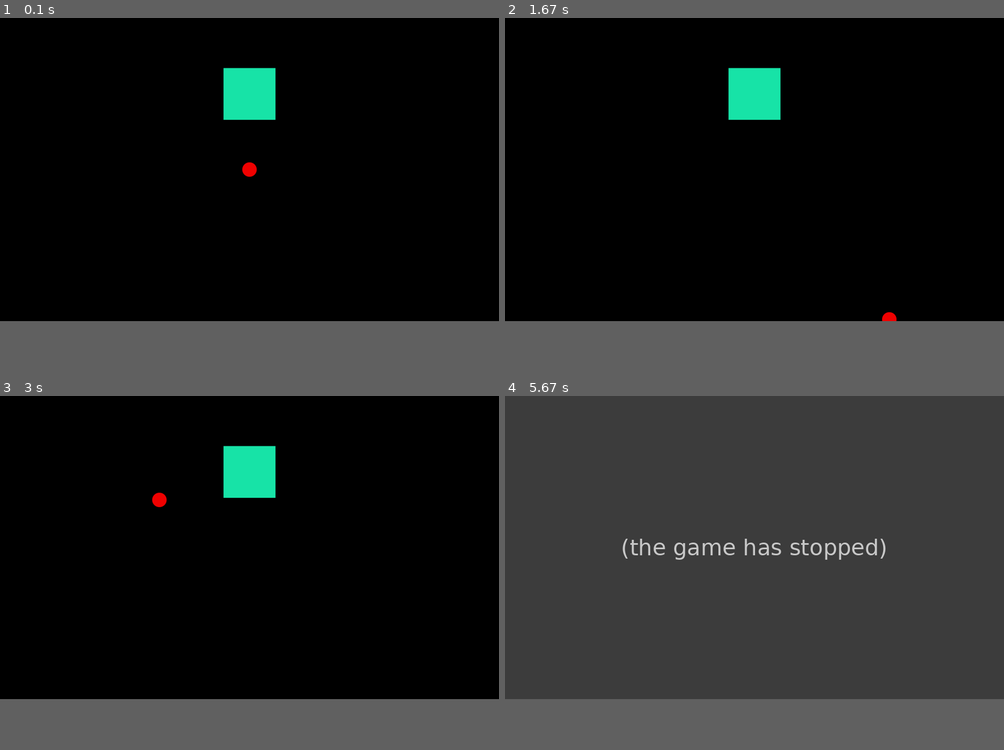
Above: before the commit, frames 1-4 (two rows, left to right).
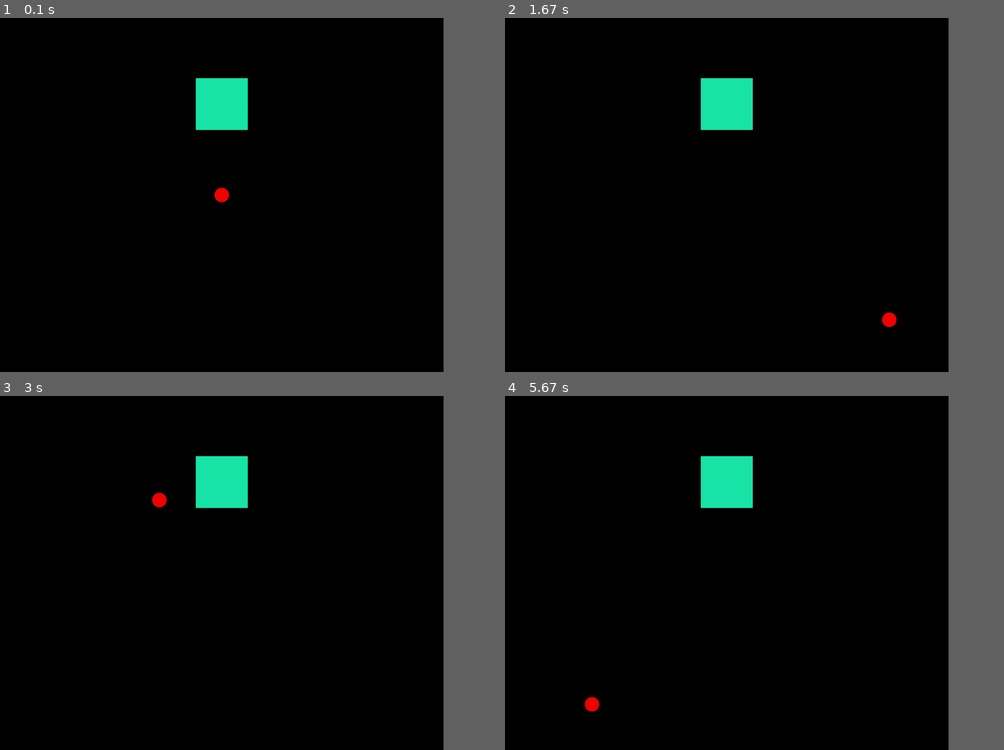
Above: after the commit, the same moments.

Repository: mdberkey/ChimpPygames
Game: pygame game, started from Delayed_Match_To_Sample/python_scripts/DelayedMatchToSample.py
Two runs of this game, one before a commit and one after it. Both use one fixed random seed, a clock stepped at 60 frames per second and the inputs below.
Inputs (mouse positions are in pixels of both pictures, inside the frame that each line leads up to):
- Up to frame 1 (0.1 s): no input
- Up to frame 2 (1.67 s): click (709, 209) at 0.38 s; click (729, 219) at 0.72 s; click (589, 141) at 1.05 s; click (889, 318) at 1.38 s
- Up to frame 3 (3 s): click (229, 452) at 1.72 s; click (199, 665) at 2.05 s; click (204, 512) at 2.38 s; click (159, 498) at 2.72 s
- Up to frame 4 (5.67 s): click (844, 541) at 3.05 s; click (864, 565) at 3.38 s; click (819, 509) at 3.72 s; click (599, 505) at 4.05 s; click (744, 558) at 4.38 s; click (594, 551) at 4.72 s; click (659, 675) at 5.05 s; click (589, 703) at 5.38 s
In our replay, the window is 900x548 before the commit and 800x640 after it. These sizes can differ from the game's own. Grey fills any space a smaller window leaves; there, only what the larger window draws over its background counts as a difference.

The runs differ from the first frame. In frame 1, 2.2% of the frame differs, in the area x 39-56%, y 14-53%; in frame 2, 2.0%; in frame 3, 2.0%; in frame 4, 76%, in the area x 0-89%, y 0-90%.
Error before the commit: IndexError: pixel index out of range (PgTools.py line 141); the game stopped at 5.33 s (later frames are placeholders)

Commit message:
Update Delete Data

Diff:
--- a/GUI.py
+++ b/GUI.py
@@ -142,7 +142,7 @@
                     start_button.update(disabled=False)
                 except UnboundLocalError:
                     pass
-            elif event == "Start Task":
+            elif event == "ST":
                 task.start_task()
         params_window.close()
 
@@ -161,7 +161,7 @@
             layout.append([sg.Text("None", pad=[5, 5])])
         else:
             for task in export_tasks:
-                layout.append(sg.Text(task.name, pad=[5, 5]))
+                layout.append([sg.Text(task.name, pad=[5, 5])])
         layout.append([sg.Button("Cancel", pad=[5, 5]), sg.Button("Continue", pad=[5, 5])])
 
         window = sg.Window("Export Data", layout, font="Helvetica 15")
@@ -171,7 +171,7 @@
                 break
             elif event == "Continue":
                 for task in export_tasks:
-                    shutil.copy(task.results_file, os.path.join("/home", "pi", "Desktop", "CPG Exported Data", task.folder_name + ".csv"))
+                    shutil.copy(task.results_file, os.path.join("/home", "pi", "Desktop", "CPG Exported Data", task.name + ".csv"))
                 sg.Popup("Data Exported", font="Helvetica 15")
                 break
         window.close()
@@ -179,9 +179,17 @@
     def delete_data(self, tasks):
         layout = [
             [sg.Text("WARNING", font="Helvetica 15 underline bold", pad=[5, 5], background_color="red")],
-            [sg.Text("This will clear ALL non-exported data. Do you want to continue?", pad=[5, 5])],
-            [sg.Button("Cancel", pad=[5, 5]), sg.Button("Continue", [5, 5])]
-        ]
+            [sg.Text("This will clear the following non-exported data:", pad=[5, 5])]
+        ]
+
+        for task in tasks:
+            if os.path.getsize(task.results_file) == 0:
+                continue
+            else:
+                layout.append([sg.Text(task.name)])
+        layout.append([sg.Button("Cancel", pad=[5, 5]), sg.Button("Continue", pad=[5, 5])])
+
+
 
         window = sg.Window("Delete Data", layout, font="Helvetica 15")
         while True:
@@ -195,7 +203,6 @@
                 sg.Popup("Data Deleted", font="Helvetica 15")
                 break
         window.close()
-        return True
 
     def get_screen_size(self):
         cmd1 = ['xrandr']
@@ -209,5 +216,5 @@
 
 
 if __name__ == "__main__":
-    gui = GUI()
+    gui = GUI(size=(1, 1))
     gui.main_menu()
Not shown, changed: PygameTools/globalParameters.dat
Not shown, changed: Training_Task/parametersP1.dat
Not shown, changed: Training_Task/parametersP2.dat
